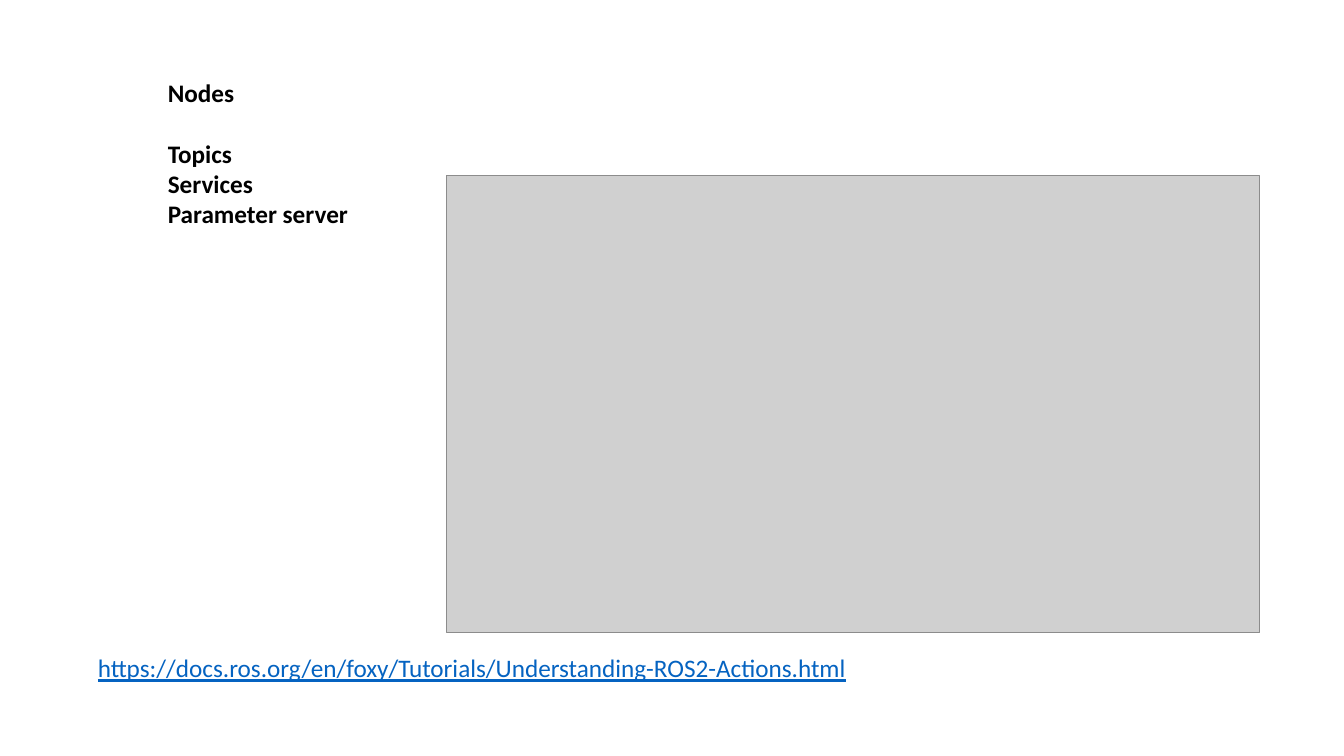
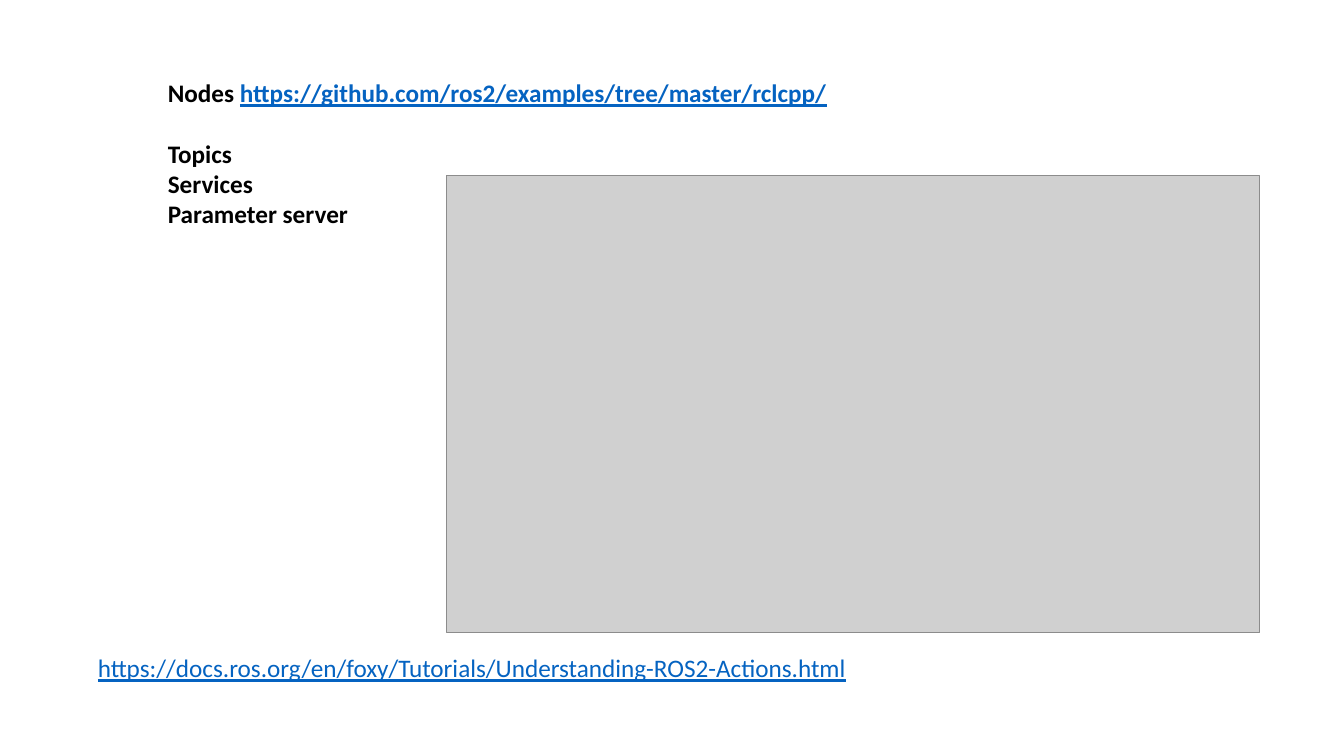
Before and after one commit to letrthong/ros2, a slide deck: slide 3 of ros2.pptx. Drawn at 1344x756 pixels with LibreOffice and Linux fonts; fonts in the diff are those of the drawing; grey boxes stand for pictures. Boxes give left, top, right and bottom in pixels: in the first picture for what was removed or moved away, otherwise in the second. Text is boxed around its words. In the diff, an @@ line names an element or a change of style, - is before the commit and + after.

```diff
--- a/ros2.pptx
+++ b/ros2.pptx
@@ text at (168,84,826,107): text changed; text colour #000000 to #0563C1 @@
-Nodes
+Nodes https://github.com/ros2/examples/tree/master/rclcpp/
```
Also in this commit, not shown: 1 other file.
